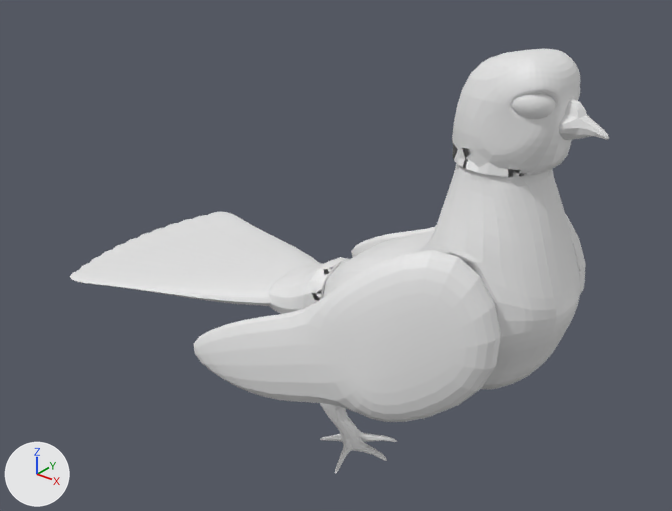
Two versions of the glTF model assets/Models/Pigeon_proto.glb, one commit apart.
Both versions are drawn from a camera (50 mm lens) standing at (6.79, -9.03, 9.34) and looking at (-0.4, -0.04, 3.77). Arrows for +X, +Y and +Z are at lower left; the lights stay in place. The older version comes first. Where no turn or scale is listed for an object, it has been applied to the vertices.

The first picture shows 'Body', 'Head', 'Left Wing', 'Right Leg', 'Right Wing', 'Tail'.
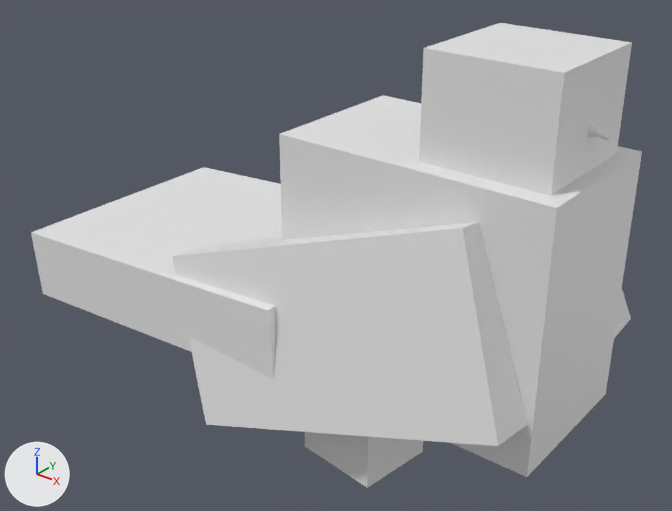
The newer file is also turned or shifted as a whole; pictures and numbers use the older file's frame.

Changed parts and their boxes [x1, y1, x2, y2] in the pictures (672 x 511 px):
'WingRightBounds', added: after [172, 222, 528, 446]
'BodyBounds', added: after [279, 95, 642, 477]
'Right Wing', deleted: before [194, 250, 501, 422]
'TailBounds', added: after [31, 167, 282, 380]
'HeadBounds', added: after [419, 23, 632, 196]
'Body', deleted: before [323, 163, 581, 389]
'Tail', deleted: before [70, 212, 349, 314]
'Head', deleted: before [452, 49, 609, 177]
'LegRightBounds', added: after [305, 432, 423, 488]
'Right Leg', deleted: before [320, 403, 397, 474]
'Left Wing', deleted (mostly hidden): before [351, 214, 586, 295]
'WingLeftBounds', added: after [614, 289, 631, 338]
'HeadMesh', added (mostly hidden): after [587, 121, 609, 140]

Edits to the bpy script that builds the scene:
```text
Add me_cube_020:
    me_cube_020.from_pydata([(-1.73, 0.14, -1.91), (-2.52, 0.47, 0.27), (-1.72, -0.73, -1.78), (-2.52, -0.4, 0.4), (2.52, 0.4, -0.4), (1.72, 0.73, 1.78), (2.52, -0.47, -0.27), (1.73, -0.14, 1.91)], [], [(0, 2, 3), (0, 3, 1), (2, 6, 7), (2, 7, 3), (6, 4, 5), (6, 5, 7), (4, 0, 1), (4, 1, 5), (2, 0, 4), (2, 4, 6), (7, 5, 1), (7, 1, 3)])
Add me_cube_019:
    me_cube_019.from_pydata([(-1.73, -0.14, -1.91), (-2.52, -0.47, 0.27), (-1.72, 0.73, -1.78), (-2.52, 0.4, 0.4), (2.52, -0.4, -0.4), (1.72, -0.73, 1.78), (2.52, 0.47, -0.27), (1.73, 0.14, 1.91)], [], [(0, 1, 3), (0, 3, 2), (2, 3, 7), (2, 7, 6), (6, 7, 5), (6, 5, 4), (4, 5, 1), (4, 1, 0), (2, 6, 4), (2, 4, 0), (7, 3, 1), (7, 1, 5)])
Add me_cube_023:
    me_cube_023.from_pydata([(-2.41, -1.82, -0.69), (-2.48, -1.82, 0.34), (-2.41, 1.82, -0.69), (-2.48, 1.82, 0.34), (2.48, -1.82, -0.34), (2.41, -1.82, 0.69), (2.48, 1.82, -0.34), (2.41, 1.82, 0.69)], [], [(0, 1, 3), (0, 3, 2), (2, 3, 7), (2, 7, 6), (6, 7, 5), (6, 5, 4), (4, 5, 1), (4, 1, 0), (2, 6, 4), (2, 4, 0), (7, 3, 1), (7, 1, 5)])
Add me_cube_022:
    me_cube_022.from_pydata([(-0.52, 0.6, -0.96), (-0.52, 0.6, 0.96), (-0.65, -0.45, -0.96), (-0.65, -0.45, 0.96), (0.65, 0.45, -0.96), (0.65, 0.45, 0.96), (0.52, -0.6, -0.96), (0.52, -0.6, 0.96)], [], [(0, 2, 3), (0, 3, 1), (2, 6, 7), (2, 7, 3), (6, 4, 5), (6, 5, 7), (4, 0, 1), (4, 1, 5), (2, 0, 4), (2, 4, 6), (7, 5, 1), (7, 1, 3)])
Add me_cube_004_1:
    me_cube_004_1.from_pydata(...)  # 1916 vertices, 3822 faces; spans x 1.4..3.21, y -0.58..0.58, z 4.1..5.46
    me_cube_004_1.materials.append(mat_material_003)  # white #e7e7e7
Add me_cube:
    me_cube.from_pydata(...)  # a box spanning x -0.81..0.81, y -0.81..0.81, z -0.81..0.81
Add me_cube_018:
    me_cube_018.from_pydata(...)  # a box spanning x -1.83..1.83, y -1.06..1.06, z -1.66..1.66
Remove ob_body:
    ob_body = bpy.data.objects.new('Body', me_cube_003)
    ob_body.location = (1.46, 0.0, 3.86)
Remove ob_head:
    ob_head = bpy.data.objects.new('Head', me_cube_004)
    ob_head.location = (2.46, 0.0, 6.47)
Remove ob_left_wing:
    ob_left_wing = bpy.data.objects.new('Left Wing', me_cube_008)
    ob_left_wing.location = (0.97, 1.28, 3.63)
Remove ob_right_leg:
    ob_right_leg = bpy.data.objects.new('Right Leg', me_cube_005)
    ob_right_leg.location = (0.48, -0.8, 1.88)
Remove ob_right_wing:
    ob_right_wing = bpy.data.objects.new('Right Wing', me_cube_001)
    ob_right_wing.location = (1.08, -1.7, 3.65)
Remove ob_tail:
    ob_tail = bpy.data.objects.new('Tail', me_plane_001)
    ob_tail.location = (-0.85, 0.0, 3.11)
Add ob_wingrightbounds:
    ob_wingrightbounds = bpy.data.objects.new('WingRightBounds', me_cube_020)
    ob_wingrightbounds.location = (0.62, -1.27, 3.52)
Add ob_wingleftbounds:
    ob_wingleftbounds = bpy.data.objects.new('WingLeftBounds', me_cube_019)
    ob_wingleftbounds.location = (0.62, 1.27, 3.52)
Add ob_tailbounds:
    ob_tailbounds = bpy.data.objects.new('TailBounds', me_cube_023)
    ob_tailbounds.location = (-2.46, 0.0, 3.11)
Add ob_legrightbounds:
    ob_legrightbounds = bpy.data.objects.new('LegRightBounds', me_cube_022)
    ob_legrightbounds.location = (0.7, -0.83, 2.46)
Add ob_headmesh:
    ob_headmesh = bpy.data.objects.new('HeadMesh', me_cube_004_1)
    ob_headmesh.location = (0.0, 0.0, 1.51)
Add ob_headbounds:
    ob_headbounds = bpy.data.objects.new('HeadBounds', me_cube)
    ob_headbounds.location = (2.19, 0.0, 6.22)
Add ob_bodybounds:
    ob_bodybounds = bpy.data.objects.new('BodyBounds', me_cube_018)
    ob_bodybounds.location = (1.37, 0.0, 4.1)
```
